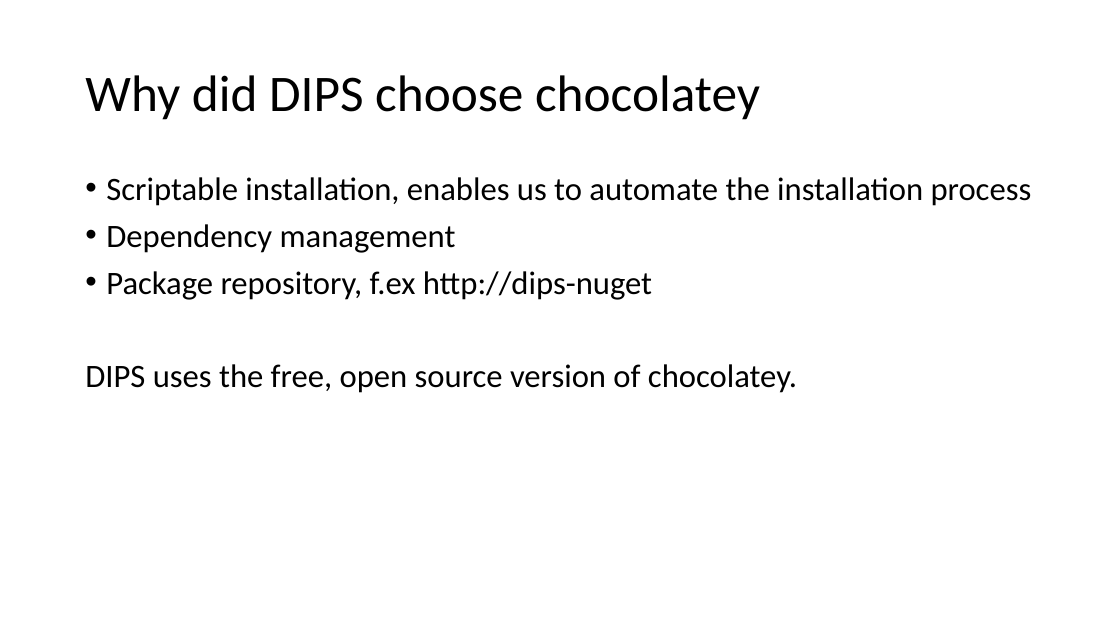
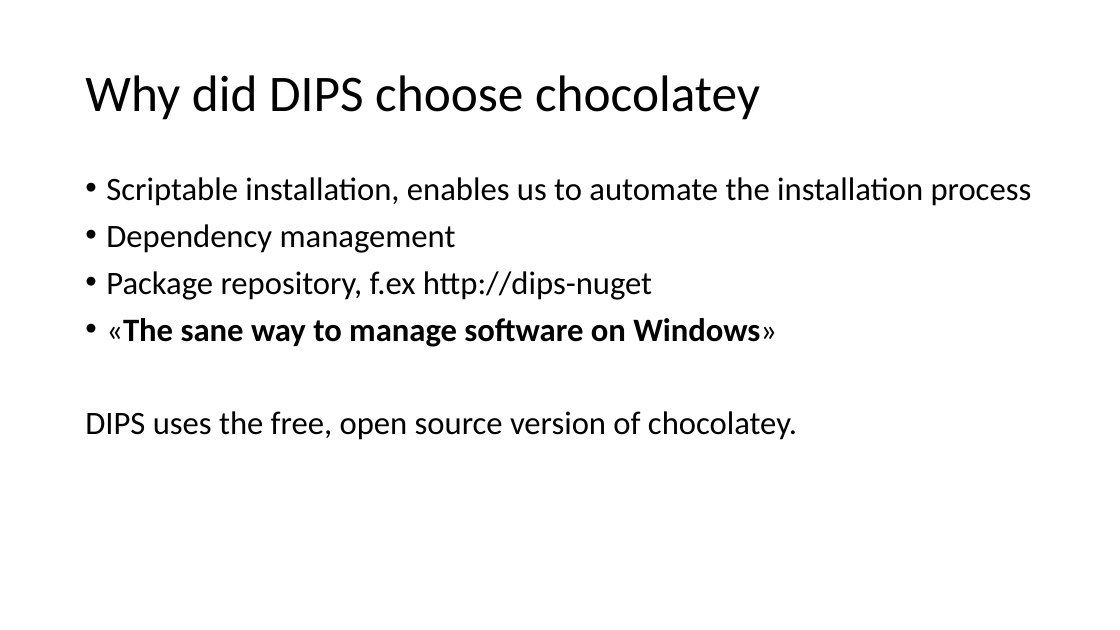
Before and after one commit to DIPSAS/InstallationTech, a slide deck: slide 11 of docs/InstallationCourse.pptx. Drawn at 1120x630 pixels with LibreOffice and Linux fonts; fonts in the diff are those of the drawing. Boxes give left, top, right and bottom in pixels: in the first picture for what was removed or moved away, otherwise in the second. Text is boxed around its words. In the diff, an @@ line names an element or a change of style, - is before the commit and + after.

```diff
--- a/docs/InstallationCourse.pptx
+++ b/docs/InstallationCourse.pptx
@@ text at bbox=[106, 318, 777, 347]: paragraph added @@
+• «The sane way to manage software on Windows»
```
Also in this commit, not shown: 6 other slides changed, 2 slides added.
